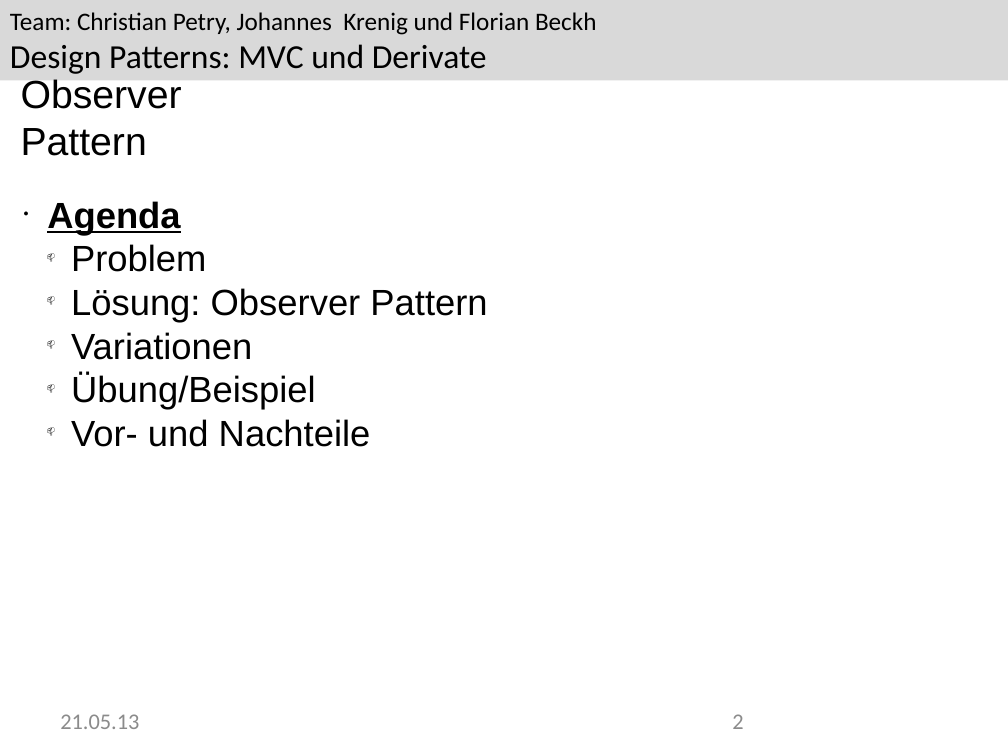
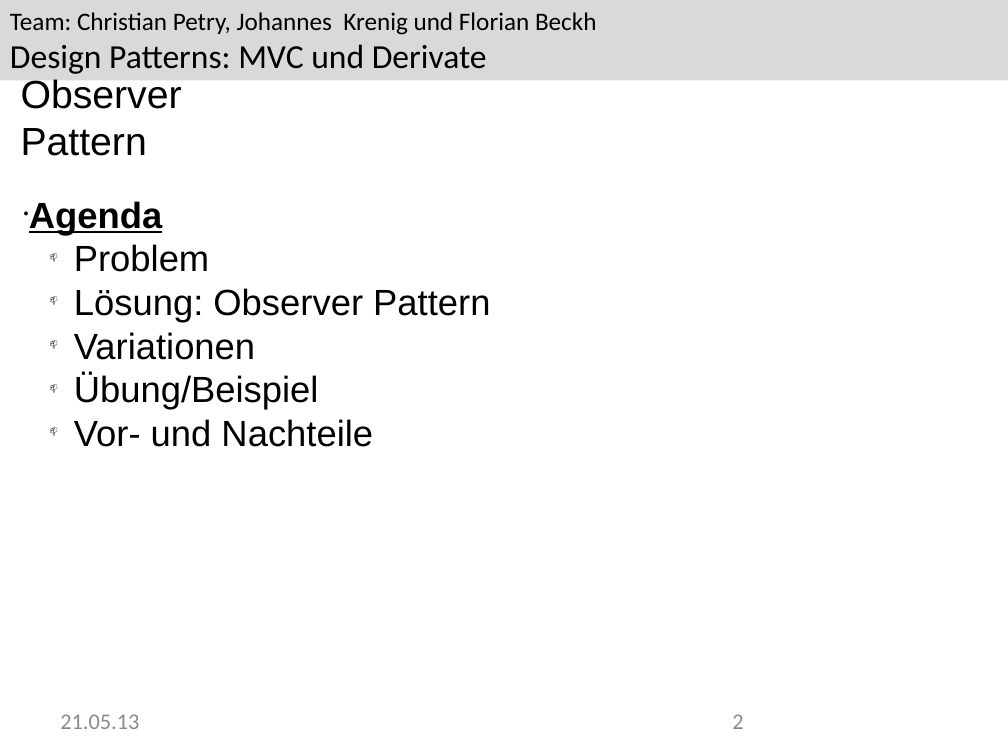
Before and after one commit to Greever/Design-Pattern-MVC, a slide deck: slide 2 of Dokumentation/Praesentation/Praesentation.pptx. Drawn at 1008x756 pixels with LibreOffice and Linux fonts; fonts in the diff are those of the drawing; background and template pictures are left out. Boxes give left, top, right and bottom in pixels: in the first picture for what was removed or moved away, otherwise in the second. Text is boxed around its words. In the diff, an @@ line names an element or a change of style, - is before the commit and + after.

```diff
--- a/Dokumentation/Praesentation/Praesentation.pptx
+++ b/Dokumentation/Praesentation/Praesentation.pptx
@@ text at box(74, 244, 490, 447): indent changed @@
```
Also in this commit, not shown: 4 other slides changed, 5 other files.
